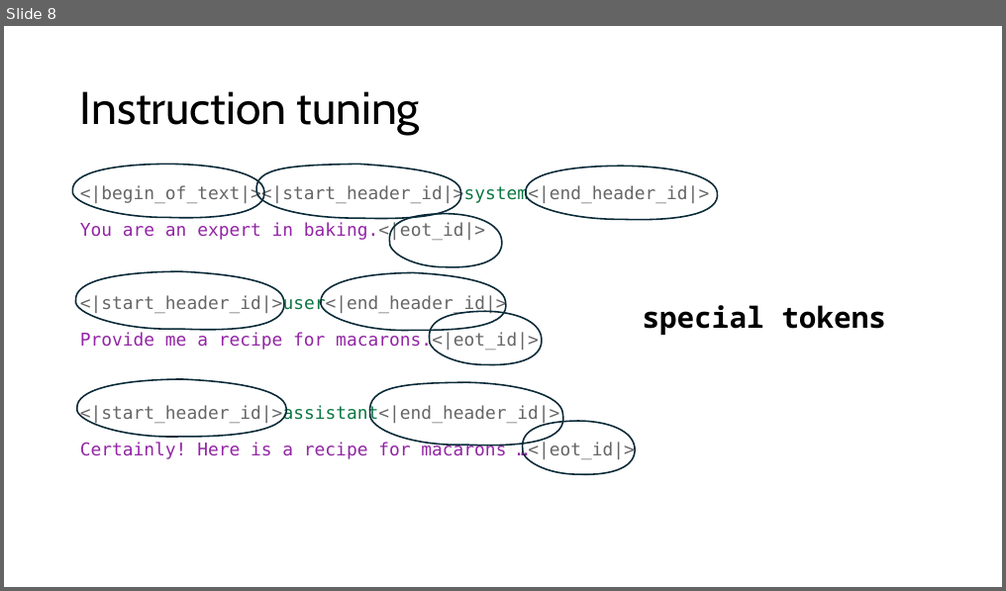
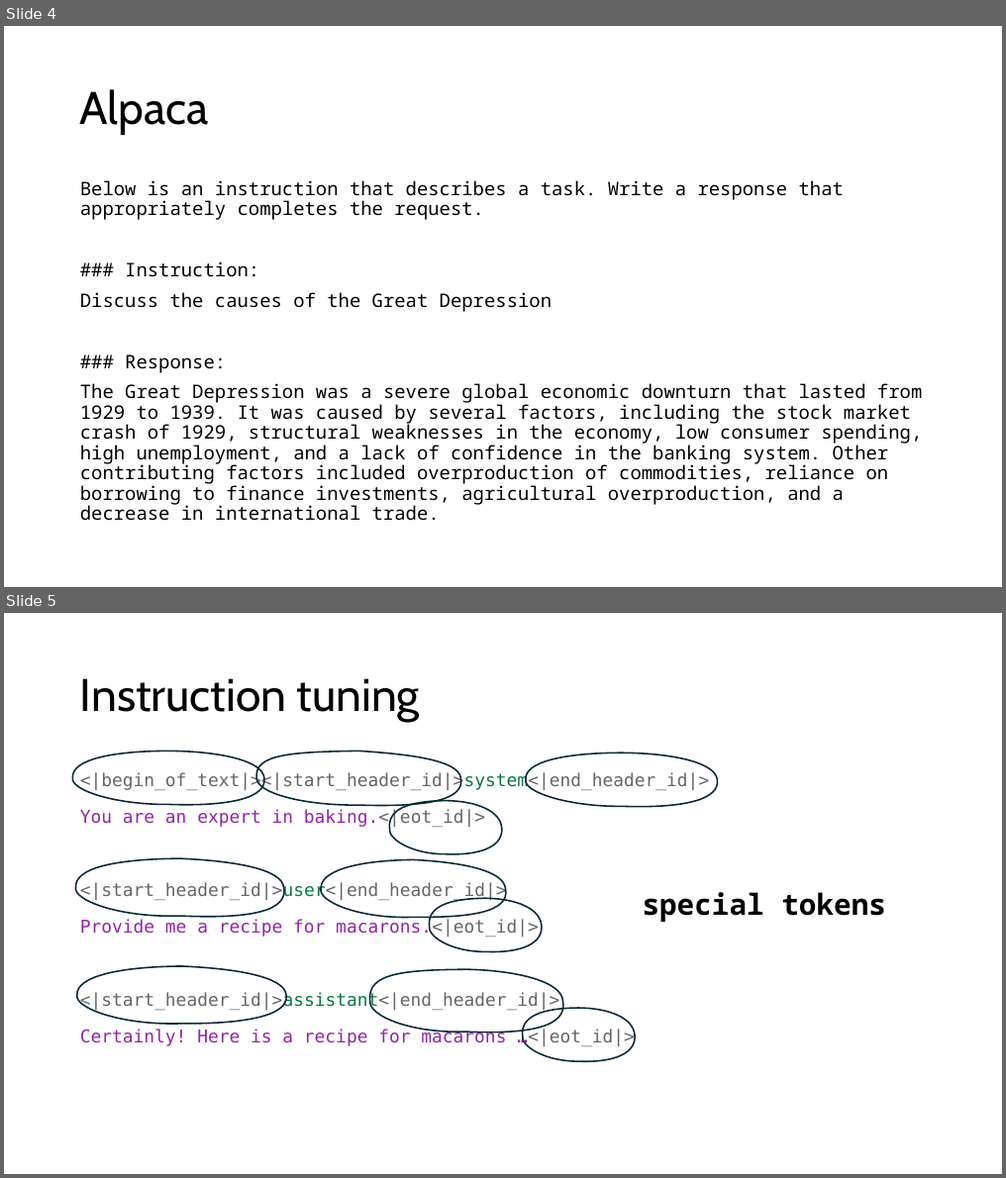
Before and after one commit to acceleratescience/large-language-models, a slide deck: slides/7-finetuning.pptx. Shown one above the other, each under a label of ours: slide 8 before the commit, slides 4 and 5 after it. The pictures are 1006x591 and 1006x1178 pixels, drawn with LibreOffice and Linux fonts; fonts in the diff are those of the drawing. Boxes give left, top, right and bottom in pixels: in the first picture for what was removed or moved away, otherwise in the second. Text is boxed around its words. In the diff, an @@ line names an element or a change of style, - is before the commit and + after.

```diff
--- a/slides/7-finetuning.pptx
+++ b/slides/7-finetuning.pptx
@@ slide 4 added at (4, 26, 1002, 587), background #FFFFFF @@
@@ title added at (80, 89, 209, 135), 44 pt, text #000000 @@
+Alpaca
@@ text added at (80, 180, 922, 521), 18 pt, text #000000 @@
+Below is an instruction that describes a task. Write a response that appropriately completes the request.
+### Instruction:
+Discuss the causes of the Great Depression
+### Response:
+The Great Depression was a severe global economic downturn that lasted from 1929 to 1939. It was caused by several factors, including the stock market crash of 1929, structural weaknesses in the economy, low consumer spending, high unemployment, and a lack of confidence in the banking system. Other contributing factors included overproduction of commodities, reliance on borrowing to finance investments, agricultural overproduction, and a decrease in international trade.
@@ what was slide 8 is now slide 5 @@
```
Also in this commit, not shown: 4 slides changed, 15 other slides added, 9 slides removed, 23 other files.
